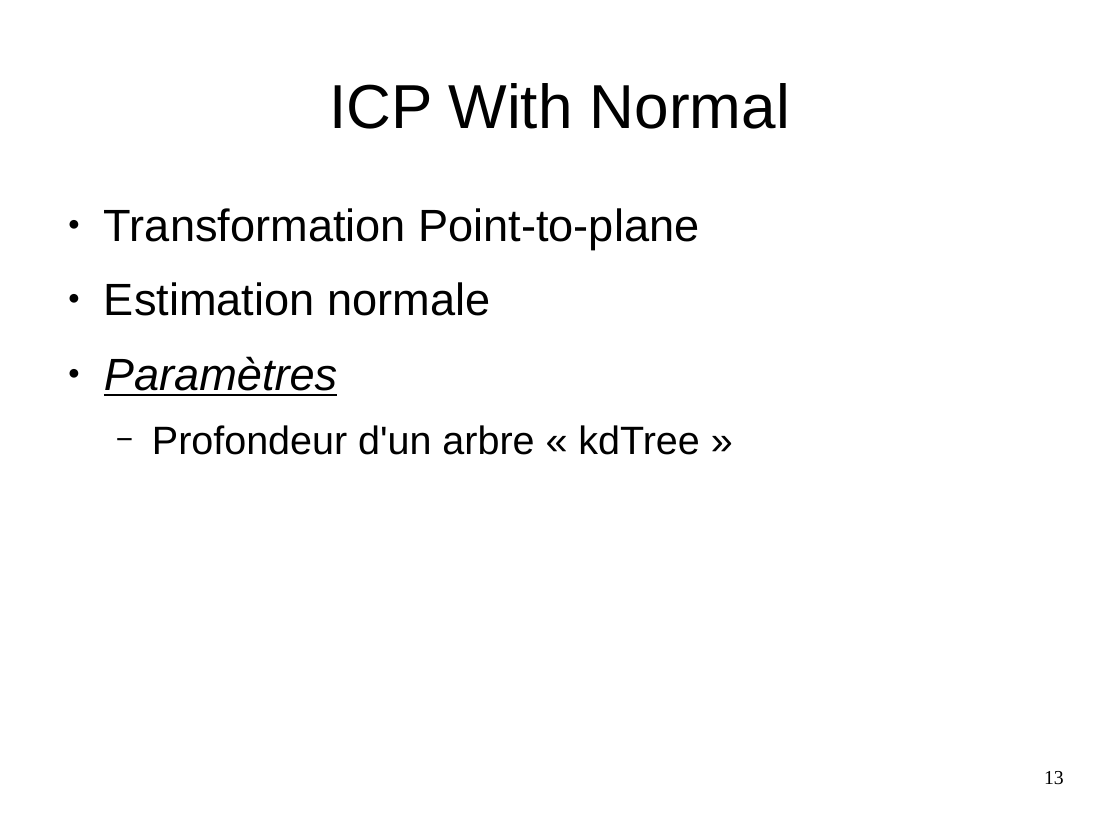
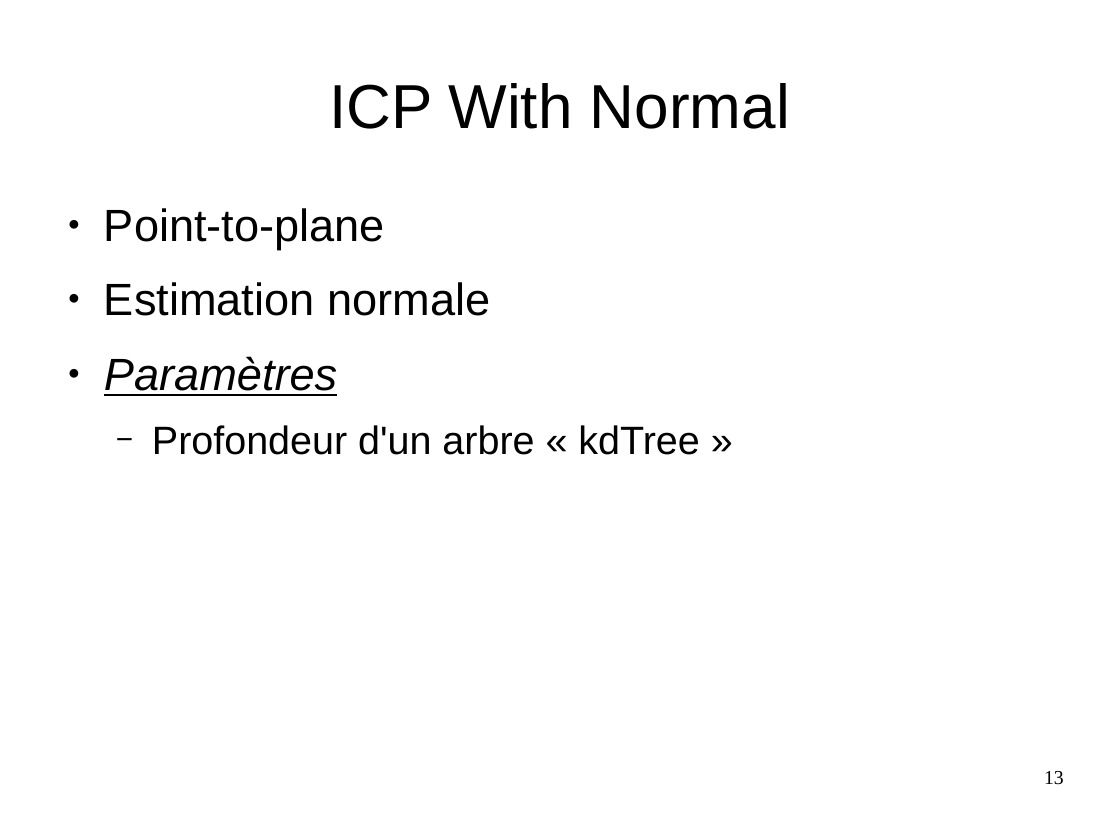
Before and after one commit to MABILYJohan/TER_Recalage_multi_points, a slide deck: slide 13 of Rapports et diapos/Diapositive_TER.odp. Drawn at 1120x840 pixels with LibreOffice and Linux fonts; fonts in the diff are those of the drawing; background and template pictures are left out. Boxes give left, top, right and bottom in pixels: in the first picture for what was removed or moved away, otherwise in the second. Text is boxed around its words. In the diff, an @@ line names an element or a change of style, - is before the commit and + after.

```diff
--- a/Rapports et diapos/Diapositive_TER.odp
+++ b/Rapports et diapos/Diapositive_TER.odp
@@ text at <box>104,208,385,250</box>: text changed @@
-● Transformation Point-to-plane
+● Point-to-plane
```
Also in this commit, not shown: 2 other slides changed, 1 other file.
